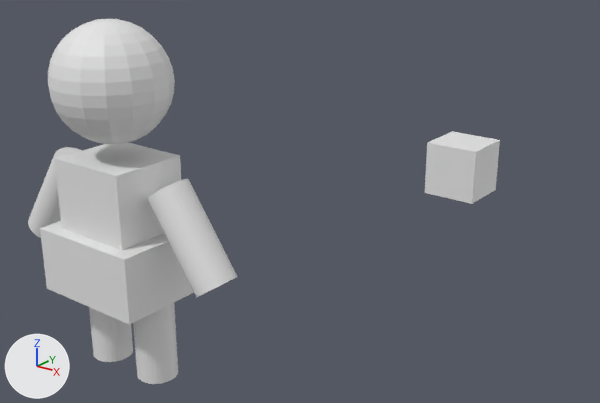
Before and after pictures for a commit that changed the Blender file asset files/PlayerModel.blend.
Both versions are drawn from a 50 mm lens placed at (3.36, -2.76, 2.6), pointed at (1.01, 0.27, 1.19). Every picture has the same lights, and +X, +Y and +Z are marked at lower left.
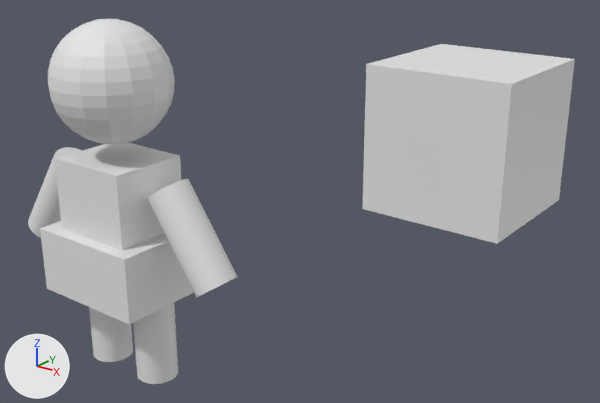
Commit message: Player head

The change, as a list of edits to the scene's bpy script:
```text
Change ob_reference:
    ob_reference.location: (2.0, 0.0, 1.634) -> (2.011, 0.0, 1.76)
    ob_reference.scale: (0.0996, 0.0996, 0.0996) -> (0.276, 0.276, 0.276)
```

Boxes [x1, y1, x2, y2] around the edits, measured in the pictures (600 x 403 px):
'Reference', moved, rescaled (182% wider, 172% taller)
    before: [425, 131, 500, 204]
    after: [362, 44, 575, 244]
